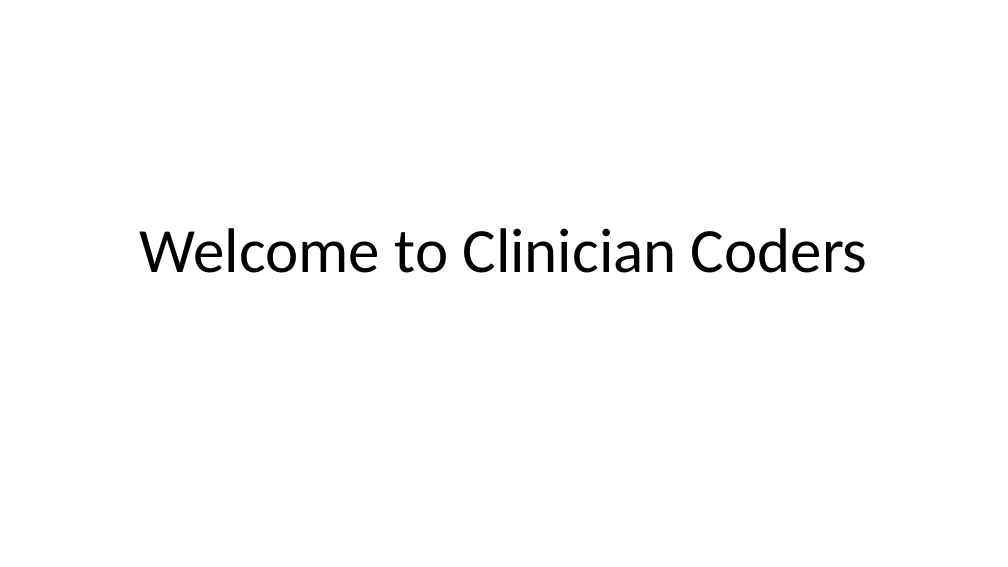
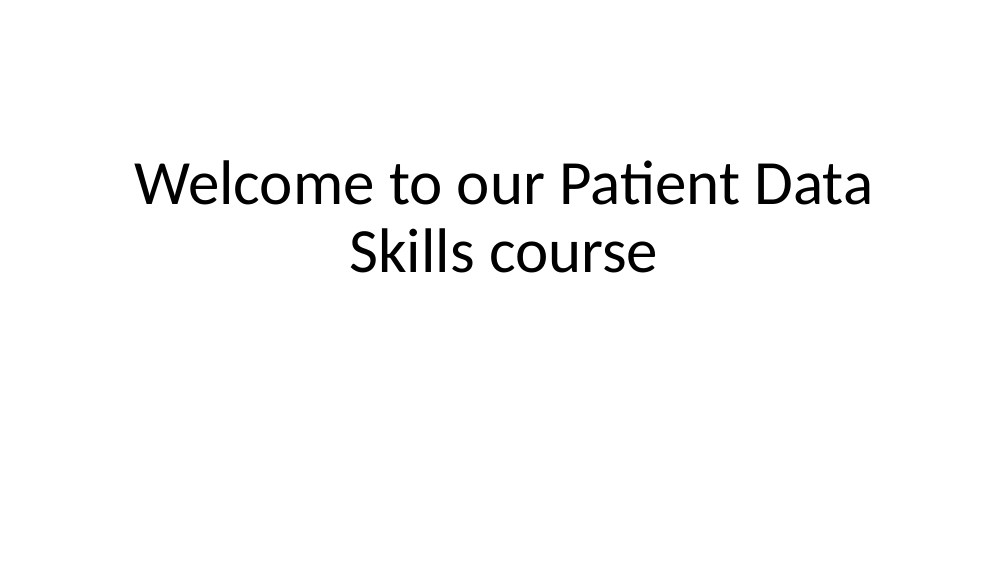
Before and after one commit to uclh-criu/learning-datascience, a slide deck: slide 1 of Workshops/WelcomePresentation.pptx. Drawn at 1008x567 pixels with LibreOffice and Linux fonts; fonts in the diff are those of the drawing. Boxes give left, top, right and bottom in pixels: in the first picture for what was removed or moved away, otherwise in the second. Text is boxed around its words. In the diff, an @@ line names an element or a change of style, - is before the commit and + after.

```diff
--- a/Workshops/WelcomePresentation.pptx
+++ b/Workshops/WelcomePresentation.pptx
@@ title at (134,160,873,273): text changed @@
-Welcome to Clinician Coders
+Welcome to our Patient Data Skills course
```
Also in this commit, not shown: 3 other slides changed, 1 slide added, 1 slide removed, 27 other files.
